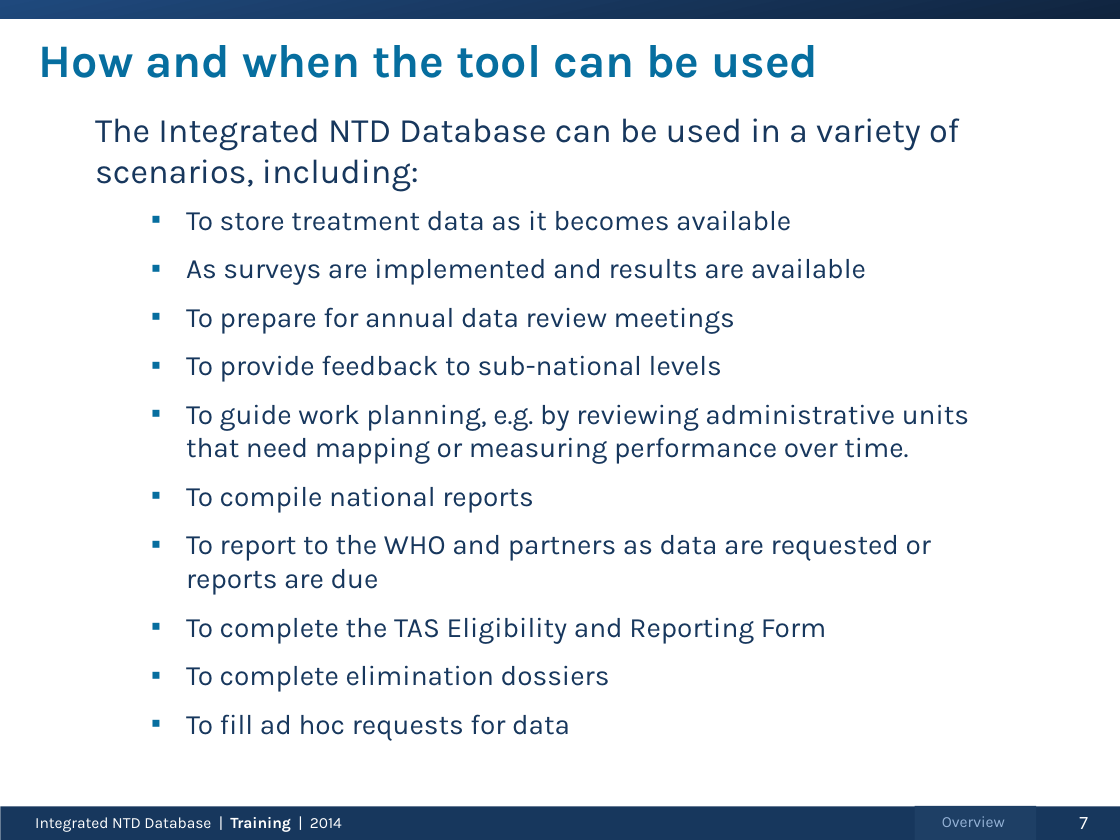
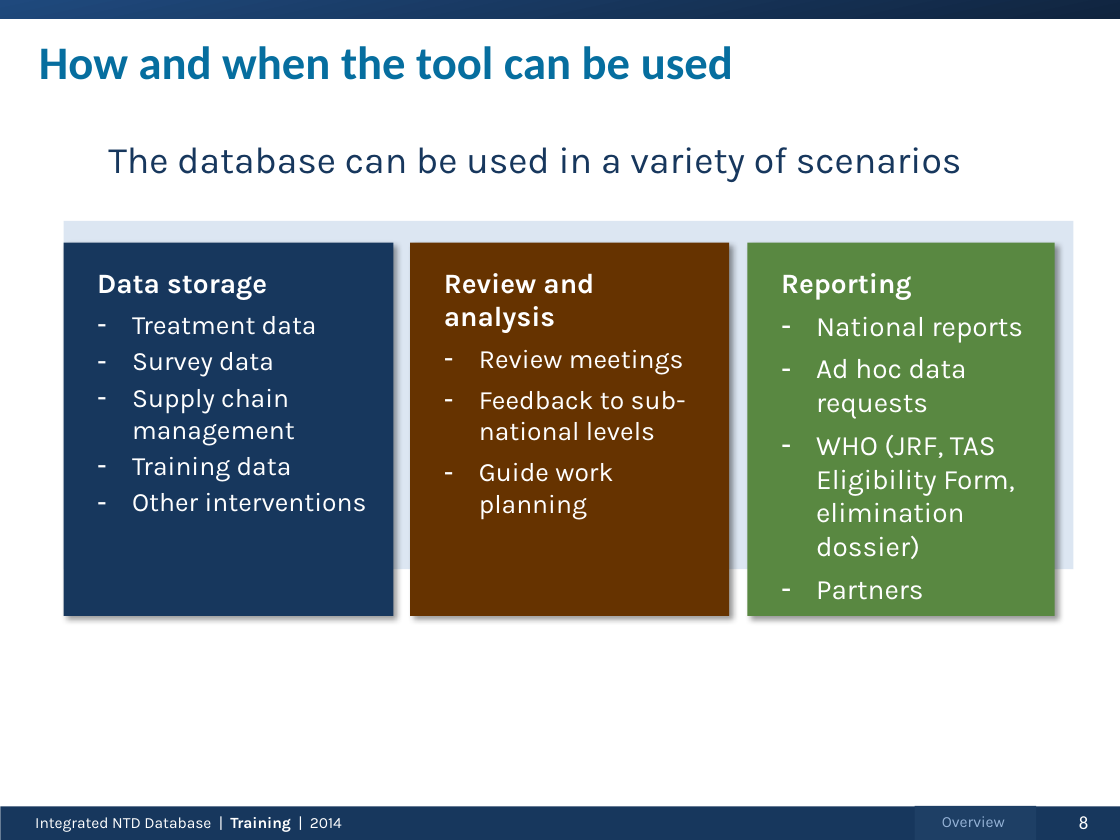
Before and after one commit to ericjohnolson/NadaNtd, a slide deck: slide 8 of Nada.UI/View/Help/TrainingPPT_061614_en.pptx (slide 7 before the commit). Drawn at 1120x840 pixels with LibreOffice and Linux fonts; fonts in the diff are those of the drawing. Boxes give left, top, right and bottom in pixels: in the first picture for what was removed or moved away, otherwise in the second. Text is boxed around its words. In the diff, an @@ line names an element or a change of style, - is before the commit and + after.

```diff
--- a/Nada.UI/View/Help/TrainingPPT_061614_en.pptx
+++ b/Nada.UI/View/Help/TrainingPPT_061614_en.pptx
@@ title "How and when the tool ..." at (x1=39, y1=46, x2=733, y2=80): font Karla to Calibri; vertical alignment top to middle @@
@@ text removed at (x1=95, y1=118, x2=969, y2=740) @@
-The Integrated NTD Database can be used in a variety of scenarios, including:
-  ▪ To store treatment data as it becomes available
-  ▪ As surveys are implemented and results are available
-  ▪ To prepare for annual data review meetings
-  ▪ To provide feedback to sub-national levels
-  ▪ To guide work planning, e.g. by reviewing administrative units that need mapping or measuring performance over time.
-  ▪ To compile national reports
-  ▪ To report to the WHO and partners as data are requested or reports are due
-  ▪ To complete the TAS Eligibility and Reporting Form
-  ▪ To complete elimination dossiers
-  ▪ To fill ad hoc requests for data
@@ text added at (x1=108, y1=147, x2=962, y2=182), 24 pt, text #17375D @@
+The database can be used in a variety of scenarios
@@ rectangle added at (x1=64, y1=221, x2=1074, y2=569), fill #DCE6F2 @@
@@ rectangle added at (x1=64, y1=243, x2=394, y2=616), fill #17375D, 17 pt, text #FFFFFF @@
+  Data storage
+  – Treatment data
+  – Survey data
+  – Supply chain management
+  – Training data
+  – Other interventions
@@ rectangle added at (x1=410, y1=243, x2=729, y2=616), fill #663300, 17 pt, text #FFFFFF @@
+  Review and analysis
+  – Review meetings
+  – Feedback to sub-national levels
+  – Guide work planning
@@ rectangle added at (x1=747, y1=243, x2=1054, y2=616), fill #598841, 18 pt, text #FFFFFF @@
+  Reporting
+  – National reports
+  – Ad hoc data requests
+  – WHO (JRF, TAS Eligibility Form, elimination dossier)
+  – Partners
@@ page number at (x1=1079, y1=816, x2=1088, y2=829): text changed @@
-7
+8
```
Also in this commit, not shown: 114 other slides changed, 18 slides added, 5 slides removed, 1 other file.
